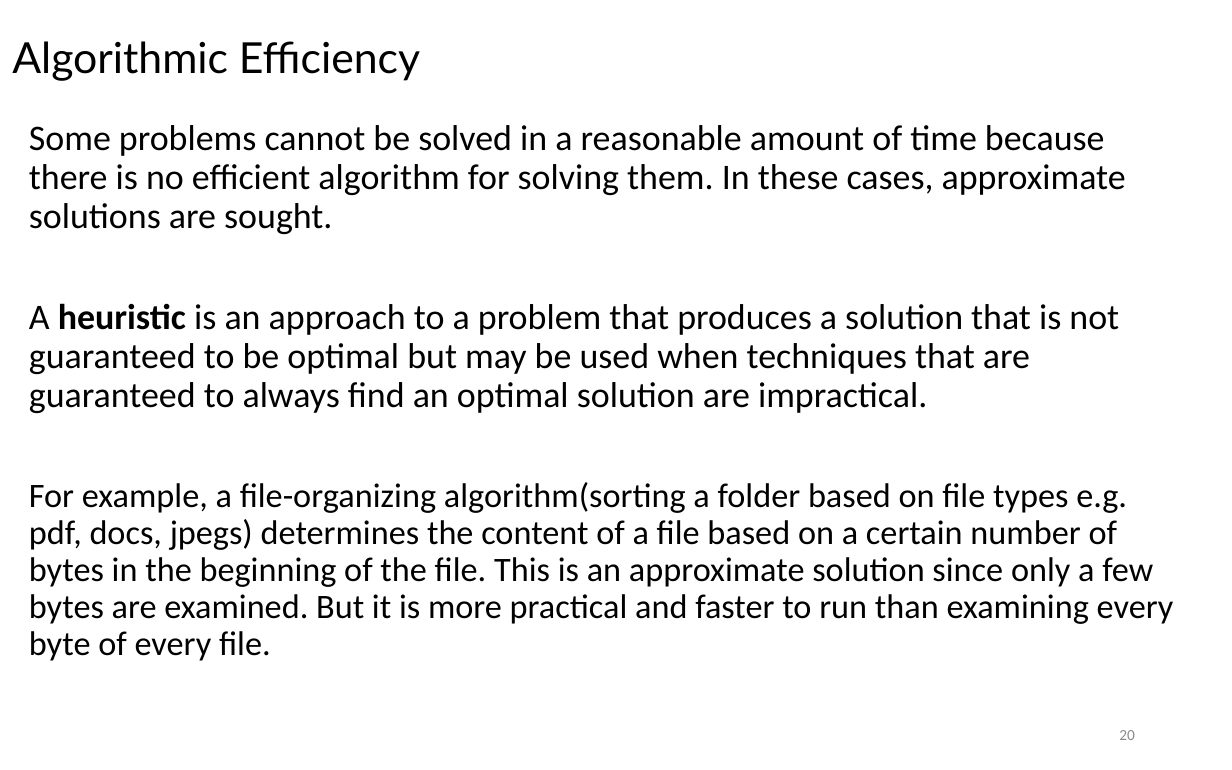
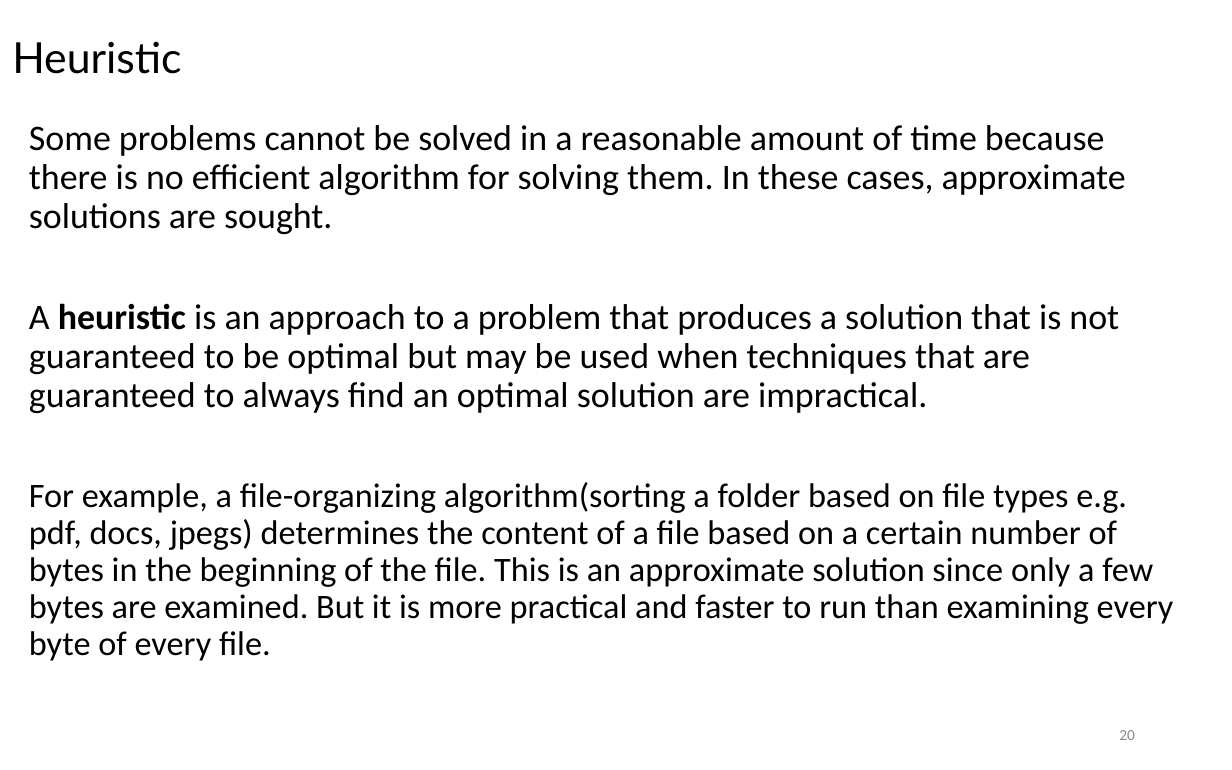
Before and after one commit to LongBaoNguyen/longbaonguyen.github.io, a slide deck: slide 20 of courses/apcsp/lect22.pptx. Drawn at 1232x770 pixels with LibreOffice and Linux fonts; fonts in the diff are those of the drawing. Boxes give left, top, right and bottom in pixels: in the first picture for what was removed or moved away, otherwise in the second. Text is boxed around its words. In the diff, an @@ line names an element or a change of style, - is before the commit and + after.

```diff
--- a/courses/apcsp/lect22.pptx
+++ b/courses/apcsp/lect22.pptx
@@ title at [12,41,181,74]: text changed @@
-Algorithmic Efficiency
+Heuristic
```
Also in this commit, not shown: 32 other files.
